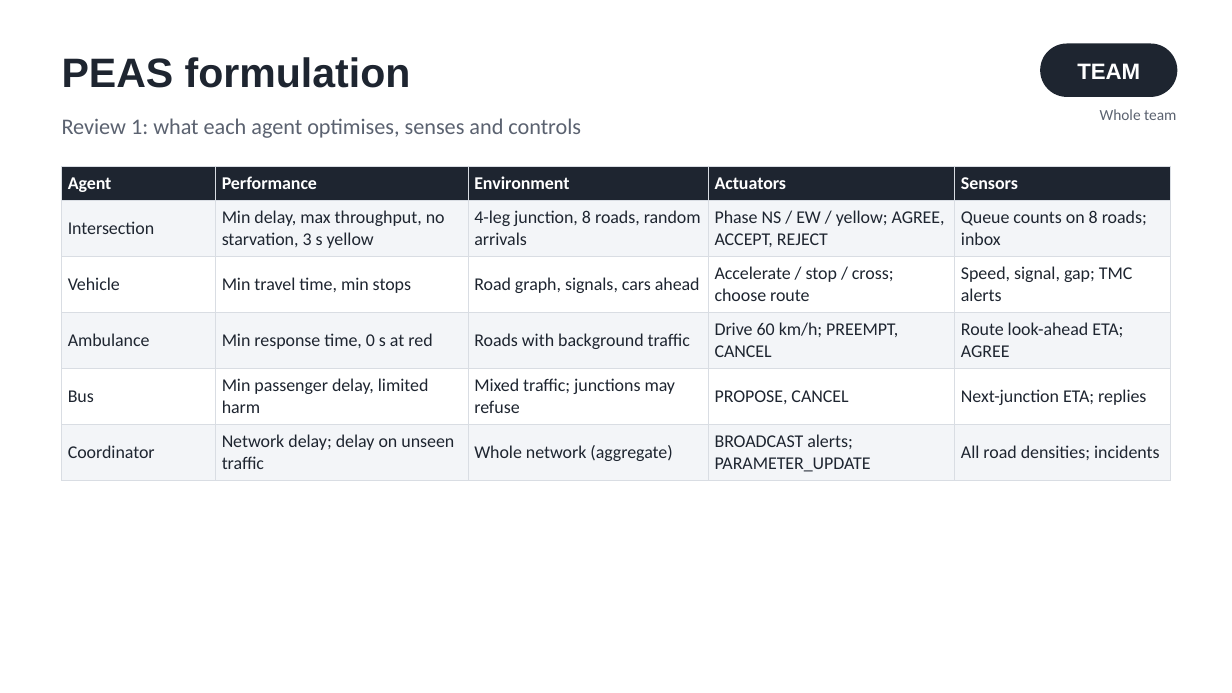
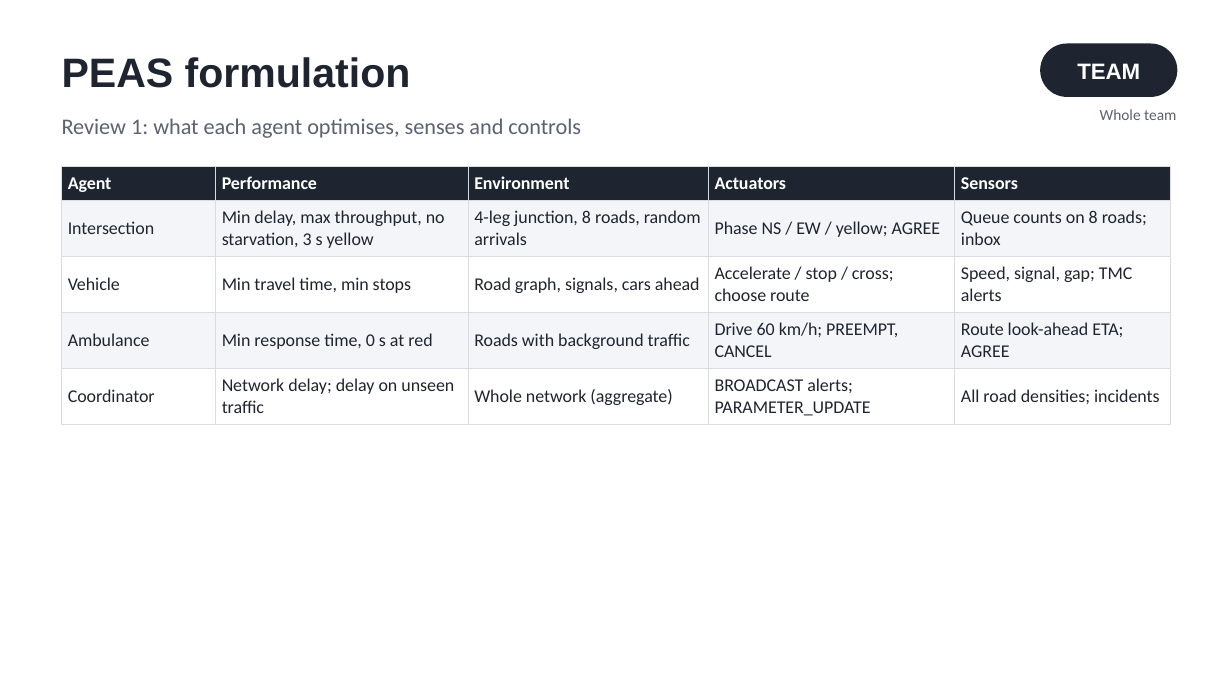
Before and after one commit to Radha-Krishna-19/foai, a slide deck: slide 5 of deliverables/STMS_Presentation.pptx. Drawn at 1232x693 pixels with LibreOffice and Linux fonts; fonts in the diff are those of the drawing. Boxes give left, top, right and bottom in pixels: in the first picture for what was removed or moved away, otherwise in the second. Text is boxed around its words. In the diff, an @@ line names an element or a change of style, - is before the commit and + after.

```diff
--- a/deliverables/STMS_Presentation.pptx
+++ b/deliverables/STMS_Presentation.pptx
@@ table at [62, 166, 1170, 420] @@
-row 2, column 4: Phase NS / EW / yellow; AGREE, ACCEPT, REJECT
+row 2, column 4: Phase NS / EW / yellow; AGREE
-row 5: Bus | Min passenger delay, limited harm | Mixed traffic; junctions may refuse | PROPOSE, CANCEL | Next-junction ETA; replies
```
Also in this commit, not shown: 8 other slides changed, 37 other files.
